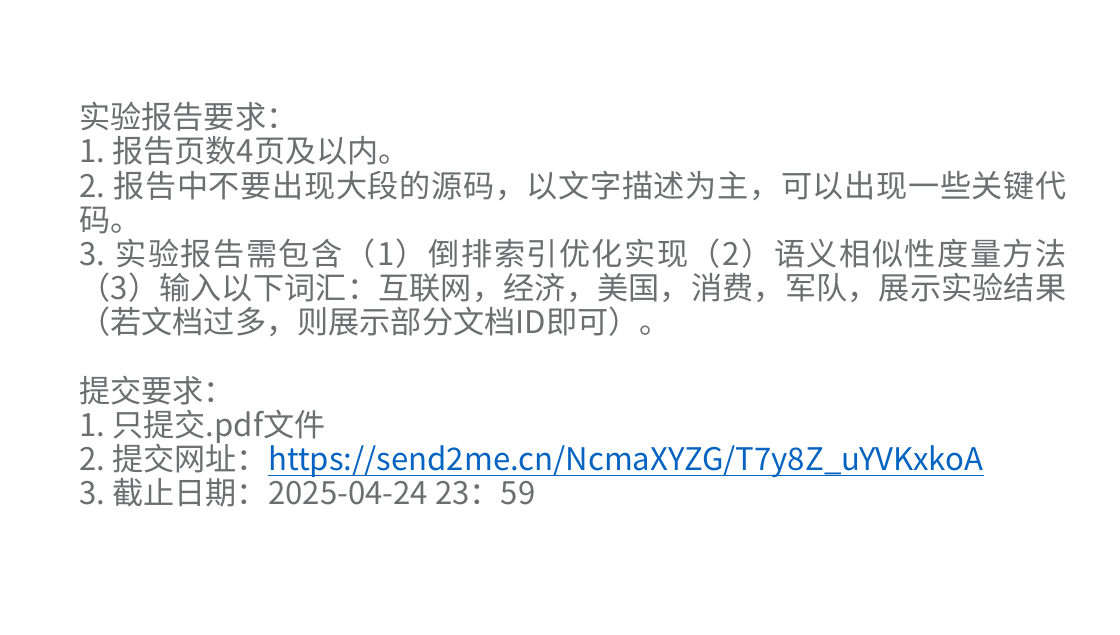
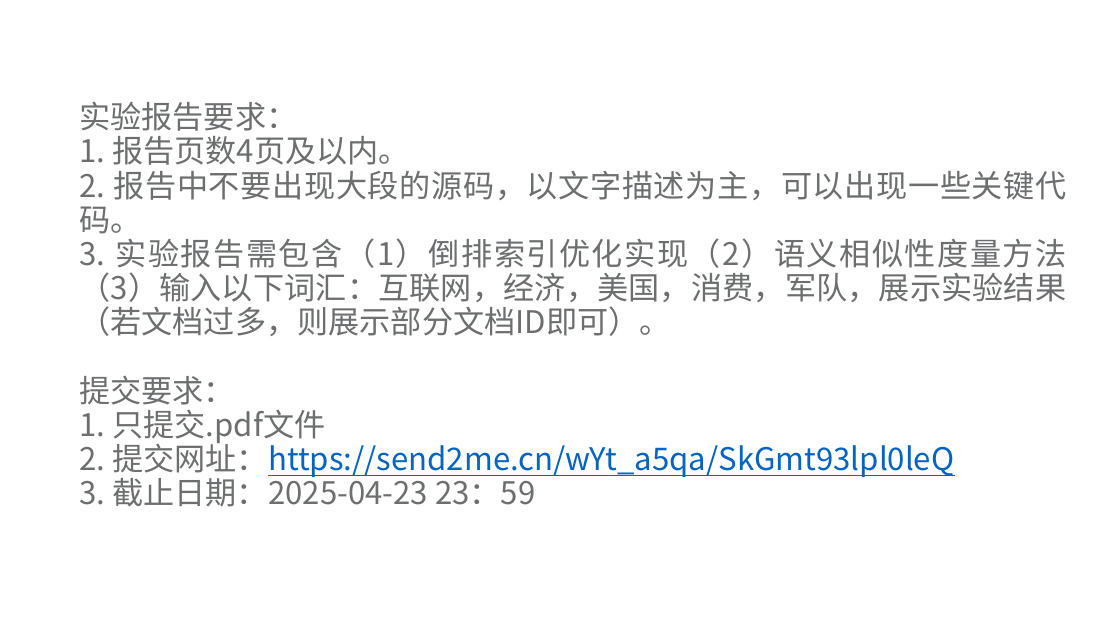
Before and after one commit to xuhuahuang813/2025spring-dase-nlp, a slide deck: slide 5 of lab4/lab4.pptx. Drawn at 1120x635 pixels with LibreOffice and Linux fonts; fonts in the diff are those of the drawing. Boxes give left, top, right and bottom in pixels: in the first picture for what was removed or moved away, otherwise in the second. Text is boxed around its words. In the diff, an @@ line names an element or a change of style, - is before the commit and + after.

Commit message:
lab4_ddl_changed

```diff
--- a/lab4/lab4.pptx
+++ b/lab4/lab4.pptx
@@ text at (x1=79, y1=439, x2=954, y2=507): text changed @@
-2. 提交网址：https://send2me.cn/NcmaXYZG/T7y8Z_uYVKxkoA
-3. 截止日期：2025-04-24 23：59
+2. 提交网址：https://send2me.cn/wYt_a5qa/SkGmt93lpl0leQ
+3. 截止日期：2025-04-23 23：59
```
